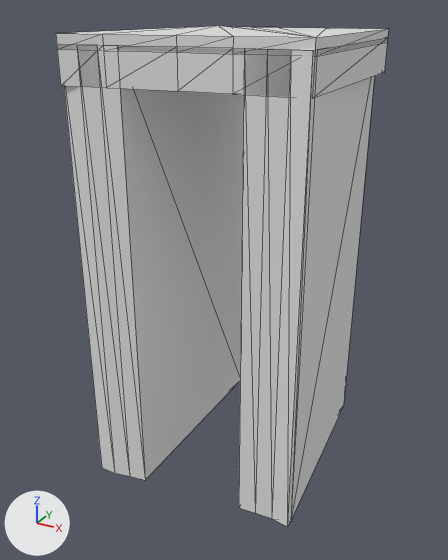
The glTF model models/woudrichem/woudrichem-brug-6b50fa07/woudrichem-brug-6b50fa07.glb, before and after one commit.
Both versions are drawn from a 50 mm camera at (6.7, -13.3, 1.36) aimed at (-0.36, -0.45, -5.06). The lights are fixed; the arrows at lower left show +X, +Y and +Z. The older version comes first. Mesh edges are drawn as thin lines. Vertices at exactly the same position are counted once.

The older version as bpy lines, for what is in view:
```python
me_dek = bpy.data.meshes.new('dek')
me_dek.from_pydata(...)  # 22 vertices, 40 faces; spans x -2.6..2.6, y -3.3..3.3, z -0.11..0.69
me_inrit = bpy.data.meshes.new('inrit')
me_inrit.from_pydata(...)  # 22 vertices, 40 faces; spans x -2.6..2.6, y -3.3..3.3, z 0.59..0.89
me_landhoofd__aangenomen = bpy.data.meshes.new('landhoofd (aangenomen)')
me_landhoofd__aangenomen.from_pydata(...)  # 16 vertices, 28 faces; spans x -2.6..-1.3, y -3.21..2.86, z -10.0..0.69
me_landhoofd__aangenomen__2 = bpy.data.meshes.new('landhoofd (aangenomen) 2')
me_landhoofd__aangenomen__2.from_pydata(...)  # 16 vertices, 28 faces; spans x 1.3..2.6, y -2.73..2.7, z -10.0..0.69
ob_road_dek = bpy.data.objects.new('road:dek', me_dek)
ob_road_dek.location = (0.0, 0.0, 0.0)
ob_road_inrit = bpy.data.objects.new('road:inrit', me_inrit)
ob_road_inrit.location = (0.0, 0.0, 0.0)
ob_road_landhoofd__aangenomen = bpy.data.objects.new('road:landhoofd (aangenomen)', me_landhoofd__aangenomen)
ob_road_landhoofd__aangenomen.location = (0.0, 0.0, 0.0)
ob_road_landhoofd__aangenomen__2 = bpy.data.objects.new('road:landhoofd (aangenomen) 2', me_landhoofd__aangenomen__2)
ob_road_landhoofd__aangenomen__2.location = (0.0, 0.0, 0.0)
```
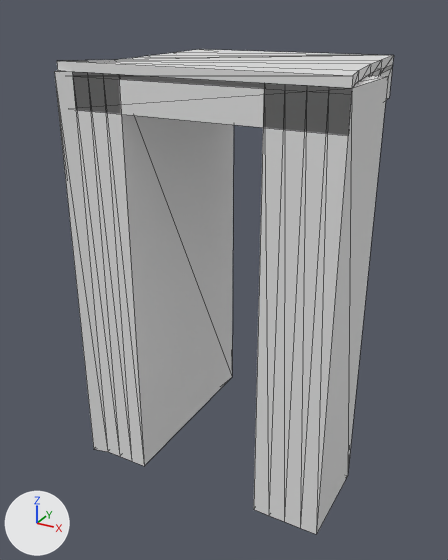
The change, as a list of edits to the scene's bpy script:
```text
Change me_dek:
    used by ob_road_dek; location = (0.0, 0.0, 0.0)
    remove me_dek.from_pydata(...)  # 22 vertices, 40 faces; spans x -2.6..2.6, y -3.3..3.3, z -0.11..0.69
    add me_dek.from_pydata(...)  # 22 vertices, 40 faces; spans x -3.3..3.3, y -2.6..2.6, z -0.7..0.1
    me_dek part 1: the whole mesh is turned 90 degrees about the z axis through its middle, then moved by (0.0, 0.0, -0.59)
Change me_inrit:
    used by ob_road_inrit; location = (0.0, 0.0, 0.0)
    remove me_inrit.from_pydata(...)  # 22 vertices, 40 faces; spans x -2.6..2.6, y -3.3..3.3, z 0.59..0.89
    add me_inrit.from_pydata(...)  # 22 vertices, 40 faces; spans x -3.3..3.3, y -2.6..2.6, z 0.0..0.3
    me_inrit part 2: the whole mesh is turned 90 degrees about the z axis through its middle, then moved by (0.0, 0.0, -0.59)
Change me_landhoofd__aangenomen:
    used by ob_road_landhoofd__aangenomen; location = (0.0, 0.0, 0.0)
    remove me_landhoofd__aangenomen.from_pydata(...)  # 16 vertices, 28 faces; spans x -2.6..-1.3, y -3.21..2.86, z -10.0..0.69
    add me_landhoofd__aangenomen.from_pydata(...)  # 20 vertices, 36 faces; spans x -3.3..-1.65, y -2.7..2.44, z -10.0..0.1
    me_landhoofd__aangenomen part 3: the whole mesh is rebuilt
Change me_landhoofd__aangenomen__2:
    used by ob_road_landhoofd__aangenomen__2; location = (0.0, 0.0, 0.0)
    remove me_landhoofd__aangenomen__2.from_pydata(...)  # 16 vertices, 28 faces; spans x 1.3..2.6, y -2.73..2.7, z -10.0..0.69
    add me_landhoofd__aangenomen__2.from_pydata(...)  # 20 vertices, 36 faces; spans x 1.65..3.3, y -2.6..2.6, z -10.0..0.1
    me_landhoofd__aangenomen__2 part 4: the whole mesh is rebuilt
```

Boxes (x1, y1, x2, y2) around the edits, measured in the pictures (448 x 560 px):
'road:landhoofd (aangenomen)', reshaped (9% shorter): before (64, 45, 244, 480); after (54, 71, 234, 466)
'road:landhoofd (aangenomen) 2', reshaped: before (239, 48, 374, 526); after (254, 74, 388, 534)
'road:dek', moved, turned: before (57, 38, 388, 97); after (73, 64, 393, 135)
'road:inrit', moved, turned: before (56, 26, 389, 56); after (57, 49, 394, 93)
